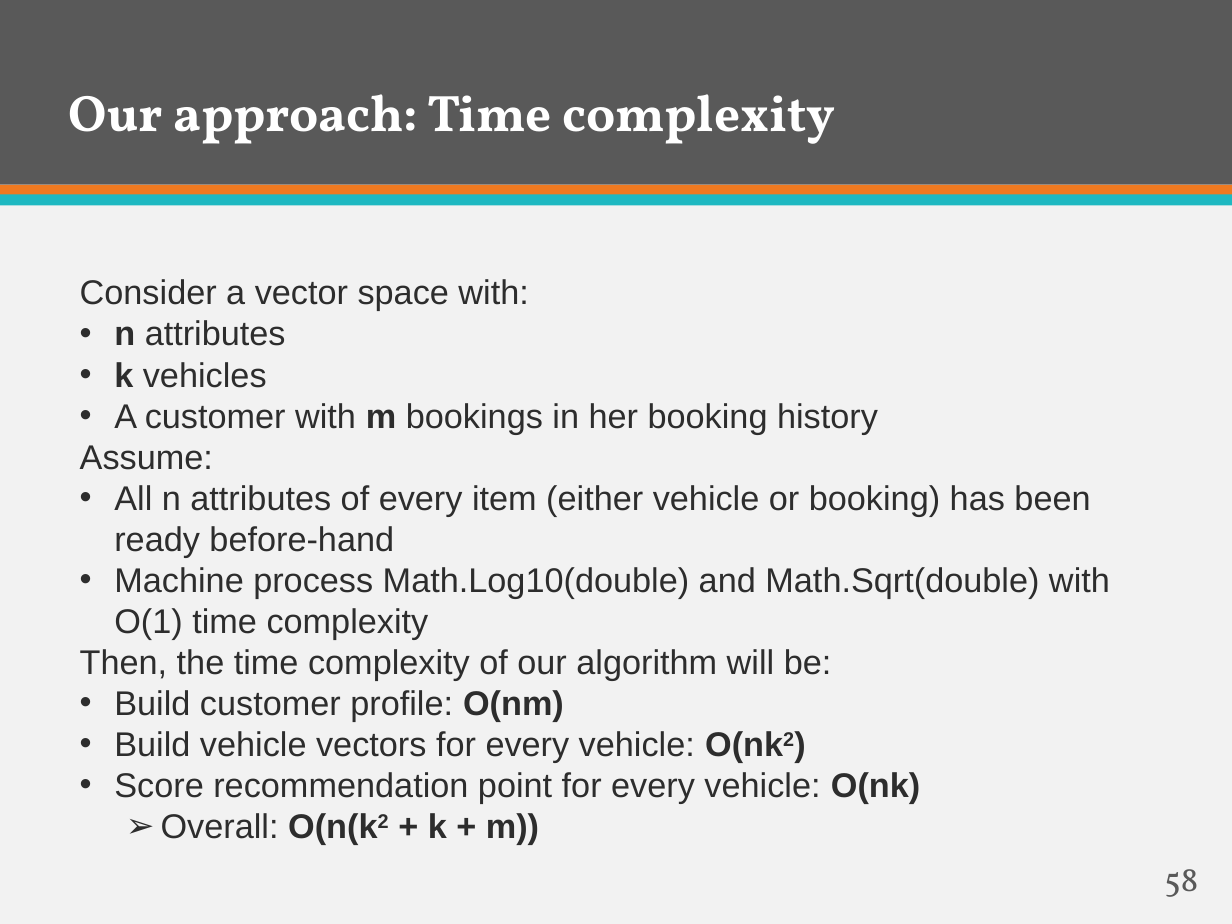
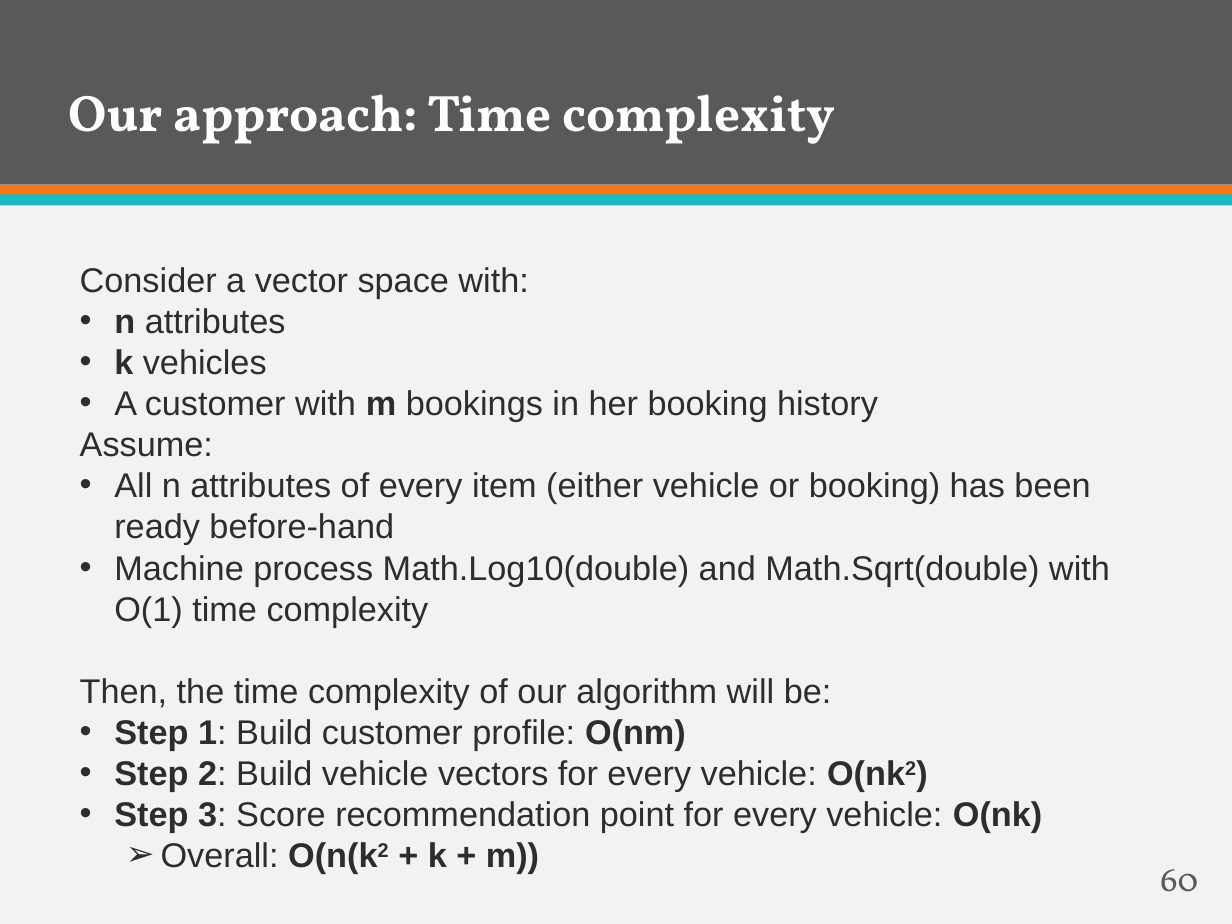
Before and after one commit to firzgard/CarRentalPortal, a slide deck: slide 60 of slide/CAR RENTAL PORTAL-Official.pptx (slide 58 before the commit). Drawn at 1232x924 pixels with LibreOffice and Linux fonts; fonts in the diff are those of the drawing. Boxes give left, top, right and bottom in pixels: in the first picture for what was removed or moved away, otherwise in the second. Text is boxed around its words. In the diff, an @@ line names an element or a change of style, - is before the commit and + after.

```diff
--- a/slide/CAR RENTAL PORTAL-Official.pptx
+++ b/slide/CAR RENTAL PORTAL-Official.pptx
@@ text "Consider a vector space with:": place and size @@
-text "Consider a vector space with:" at (80,279,1110,845)
+text "Consider a vector space with:" at (80,267,1110,874)
@@ text at (114,719,1042,833): text changed @@
-• Build customer profile: O(nm)
-• Build vehicle vectors for every vehicle: O(nk2)
-• Score recommendation point for every vehicle: O(nk)
+• Step 1: Build customer profile: O(nm)
+• Step 2: Build vehicle vectors for every vehicle: O(nk2)
+• Step 3: Score recommendation point for every vehicle: O(nk)
@@ page number at (1160,869,1198,892): text changed @@
-58
+60
```
Also in this commit, not shown: 5 other slides changed, 2 slides added.
